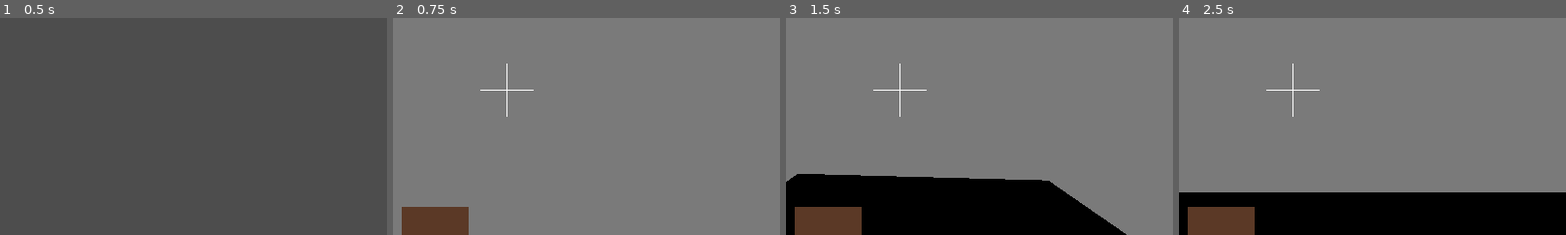
Above: before the commit, frames 1-4 (left to right).
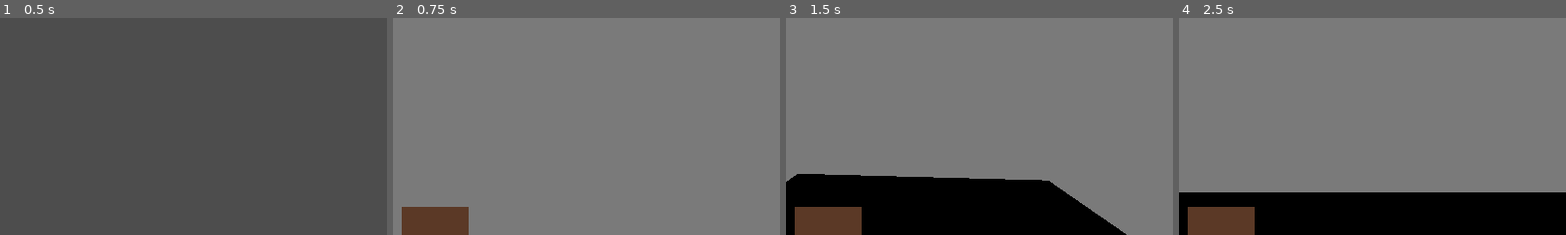
Above: after the commit, the same moments.

Repository: Lauri-Heiskanen/fgj_2025-quest-for-the-legendary-bubble-gum
Game: Godot game, scene res://scenet/MainMenu.tscn
The game is run twice, just before and just after one commit, with the same random seed, the same clock (stepped at 60 frames per second) and the same inputs.
Inputs (mouse positions are % of the whole screen's width and height, from its top left):
- Up to frame 1 (0.5 s): no input
- Up to frame 2 (0.75 s): click "Start" at 0.5 s
- Up to frame 3 (1.5 s): tap Enter (ui_accept) at 1.25 s; move the mouse to (72, 45) at 1.27 s; hold D (right) from 1.28 s (still down); tap 1 (hotbar1) at 1.35 s; click (72, 45) at 1.42 s
- Up to frame 4 (2.5 s): tap Enter (ui_accept) at 1.52, 2.27 s; move the mouse to (30, 55) at 2.02 s; release D (right) at 2.03 s; hold S (backward) from 2.03 s (still down); tap 2 (hotbar2) at 2.1 s; click (30, 55) at 2.17 s
The pictures show only the part of the screen within x 35-85%, y 33-83%; the shares and areas given below are measured in that part.

Frame 1 is identical in both runs. In frame 2, 0.1% of the frame differs, in the area x 22-37%, y 20-46%; in frame 3, 0.1%; in frame 4, 0.1%.

Commit message:
Mouse Pass on player_ui

Diff:
--- a/meshlib/meshlib.tres
+++ b/meshlib/meshlib.tres
@@ -43,12 +43,7 @@
 blend_shape_mode = 0
 shadow_mesh = SubResource("ArrayMesh_4q4uq")
 
-
-[sub_resource type="Image" id="Image_nefxw"]
-
-[sub_resource type="Image" id="Image_sdsyx"]
-[sub_resource type="Image" id="Image_31dvh"]
-
+[sub_resource type="Image" id="Image_yfaqd"]
 data = {
 "data": PackedByteArray("AAAAAAAAAAAAAAAAAAAAAAAAAAAAAAAAAAAAAAAAAAAAAAAAAAAAAAAAAAAAAAAAAAAAAAAAAAAAAAAAAAAAAAAAAAAAAA …(21757 unchanged characters)…
 "format": "RGBA8",
@@ -58,10 +53,7 @@
 }
 
 [sub_resource type="ImageTexture" id="ImageTexture_bee5q"]
-
-image = SubResource("Image_nefxw")
-image = SubResource("Image_sdsyx")
-image = SubResource("Image_31dvh")
+image = SubResource("Image_yfaqd")
 
 [sub_resource type="ConcavePolygonShape3D" id="ConcavePolygonShape3D_stq1x"]
 data = PackedVector3Array(2, -0.1, 2, -2, 0.09, 2, 2, 0.09, 2, 2, -0.1, 2, -2, -0.1, 2, -2, 0.09, 2, -2, -0.1, 2, -2, 0 …(2072 unchanged characters)…
--- a/scenet/grid_test_welt.tscn
+++ b/scenet/grid_test_welt.tscn
@@ -48,10 +48,11 @@
 [node name="Player" parent="." instance=ExtResource("2_rm1hk")]
 transform = Transform3D(1, 0, 0, 0, 1, 0, 0, 0, 1, 2, 2.7, -2)
 
-[connection signal="send_item" from="Btn1" to="." method="_receive_item"]
-[connection signal="send_button_state" from="Btn2" to="." method="_receive_state"]
 [node name="interactive_lever_3d" parent="." instance=ExtResource("4_i1mpc")]
 transform = Transform3D(-4.37114e-08, 0, -1, 0, 1, 0, 1, 0, -4.37114e-08, 3.75195, 3.67832, -1.45592)
 
 [node name="interactive_valve_3d" parent="." instance=ExtResource("5_hkmth")]
 transform = Transform3D(-4.37114e-08, 0, -1, 0, 1, 0, 1, 0, -4.37114e-08, 3.70484, 4.46263, -2.27741)
+
+[connection signal="send_item" from="Btn1" to="." method="_receive_item"]
+[connection signal="send_button_state" from="Btn2" to="." method="_receive_state"]
--- a/scenet/player.tscn
+++ b/scenet/player.tscn
@@ -33,6 +33,10 @@
 target_position = Vector3(0, 0, -4)
 
 [node name="PlayerUI" parent="." instance=ExtResource("2_3tbcn")]
+mouse_filter = 1
+
+[node name="CenterContainer" parent="PlayerUI" index="0"]
+visible = false
 
 [connection signal="items_changed" from="." to="PlayerUI" method="_on_player_items_changed"]
 
--- a/scenet/player_ui.tscn
+++ b/scenet/player_ui.tscn
@@ -10,9 +10,11 @@
 anchor_bottom = 1.0
 grow_horizontal = 2
 grow_vertical = 2
+mouse_filter = 1
 script = ExtResource("1_wdkpu")
 
-[node name="CenterContainer" type="CenterContainer" parent="."]
+[node name="Reticle" type="CenterContainer" parent="."]
+visible = false
 layout_mode = 1
 anchors_preset = 8
 anchor_left = 0.5
@@ -22,11 +24,11 @@
 grow_horizontal = 2
 grow_vertical = 2
 
-[node name="Hor" type="Line2D" parent="CenterContainer"]
+[node name="Hor" type="Line2D" parent="Reticle"]
 points = PackedVector2Array(0, -40, 0, 40)
 width = 2.0
 
-[node name="Ver" type="Line2D" parent="CenterContainer"]
+[node name="Ver" type="Line2D" parent="Reticle"]
 points = PackedVector2Array(-40, 0, 40, 0)
 width = 2.0
 
--- a/scripts/interactive_button_3d.gd
+++ b/scripts/interactive_button_3d.gd
@@ -31,6 +31,7 @@
 			control_btn.set_pressed(false)
 
 func _on_Button_pressed():
+	print("Button press")
 	if toggle:
 		if toggle_state:
 			animPlayer.play_backwards("toggle")
Not shown: 1 places in scenet/grid_test_welt.tscn that only renumber resources
